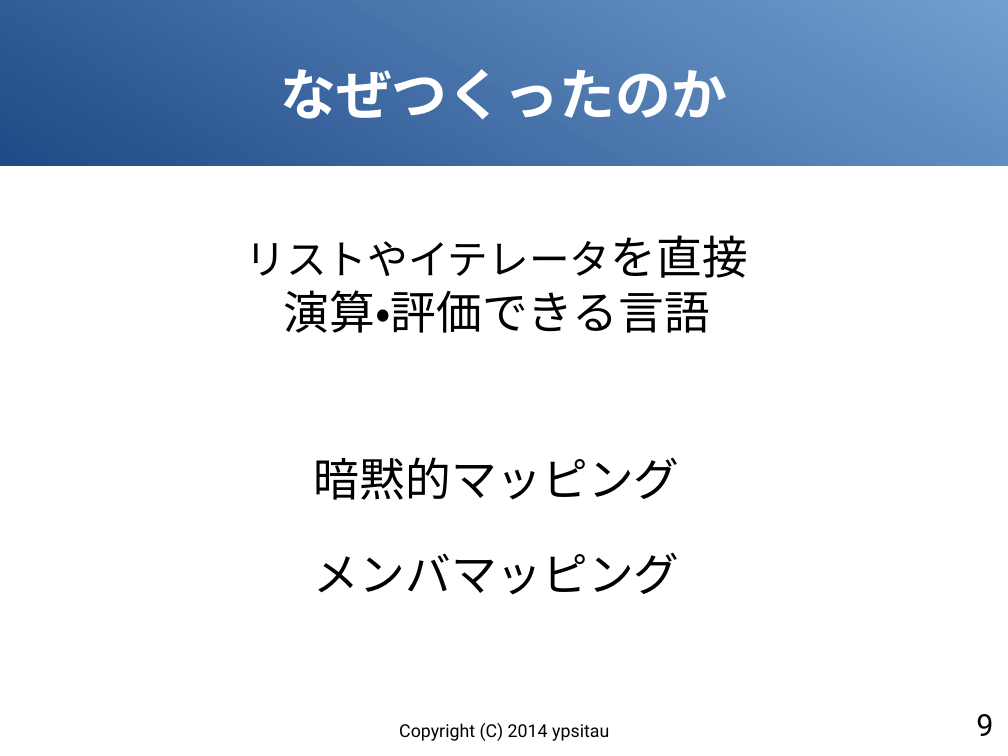
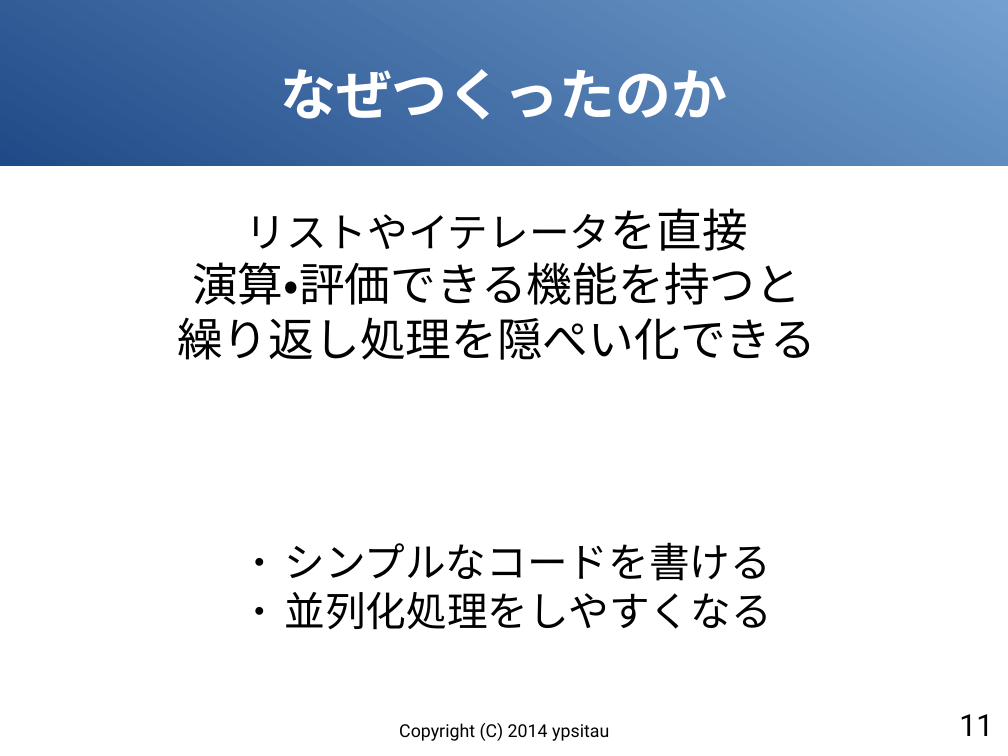
Before and after one commit to gura-lang/gura-doc, a slide deck: slide 11 of presentation/gura-introduction.odp (slide 9 before the commit). Drawn at 1008x756 pixels with LibreOffice and Linux fonts; fonts in the diff are those of the drawing. Boxes give left, top, right and bottom in pixels: in the first picture for what was removed or moved away, otherwise in the second. Text is boxed around its words. In the diff, an @@ line names an element or a change of style, - is before the commit and + after.

```diff
--- a/presentation/gura-introduction.odp
+++ b/presentation/gura-introduction.odp
@@ text "リストやイテレータを直接" moved from (x1=245, y1=235, x2=748, y2=333) to (x1=177, y1=208, x2=816, y2=360) @@
@@ text at (x1=177, y1=262, x2=816, y2=360): text changed @@
-演算・評価できる言語
+演算・評価できる機能を持つと
+繰り返し処理を隠ぺい化できる
@@ text removed at (x1=314, y1=457, x2=680, y2=500) @@
-暗黙的マッピング
@@ text added at (x1=284, y1=542, x2=771, y2=630), 32 pt, text #000000 @@
+● シンプルなコードを書ける
+● 並列化処理をしやすくなる
@@ text removed at (x1=314, y1=552, x2=680, y2=595) @@
-メンバマッピング
@@ page number at (x1=959, y1=714, x2=993, y2=736): text changed @@
-9
+11
```
Also in this commit, not shown: 4 other slides changed, 2 slides added.
